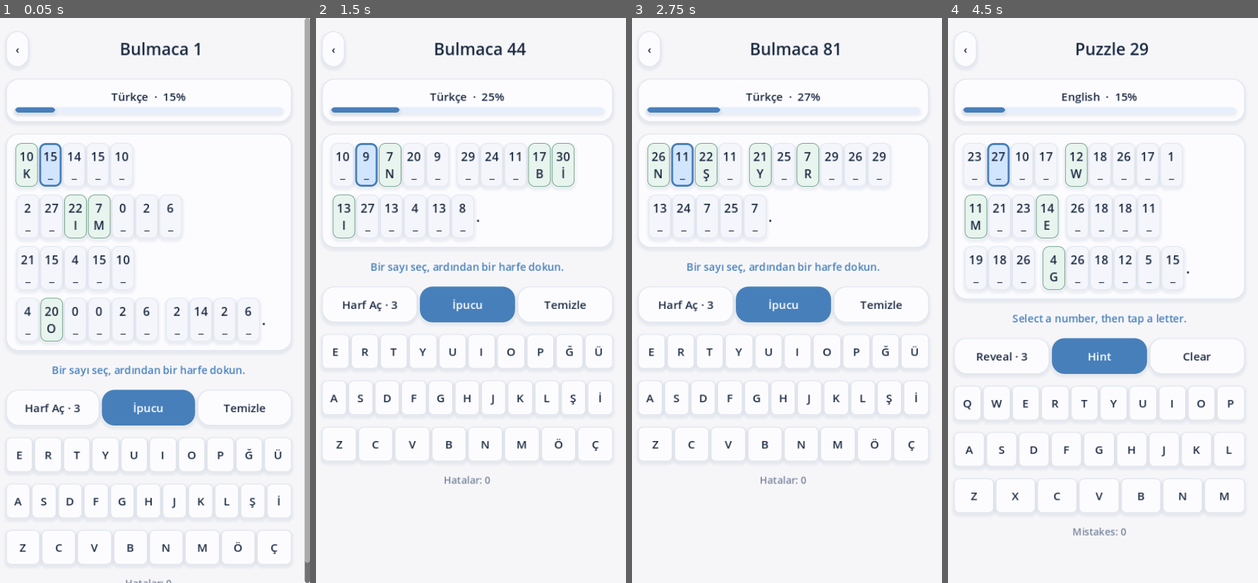
Above: before the commit, frames 1-4 (left to right).
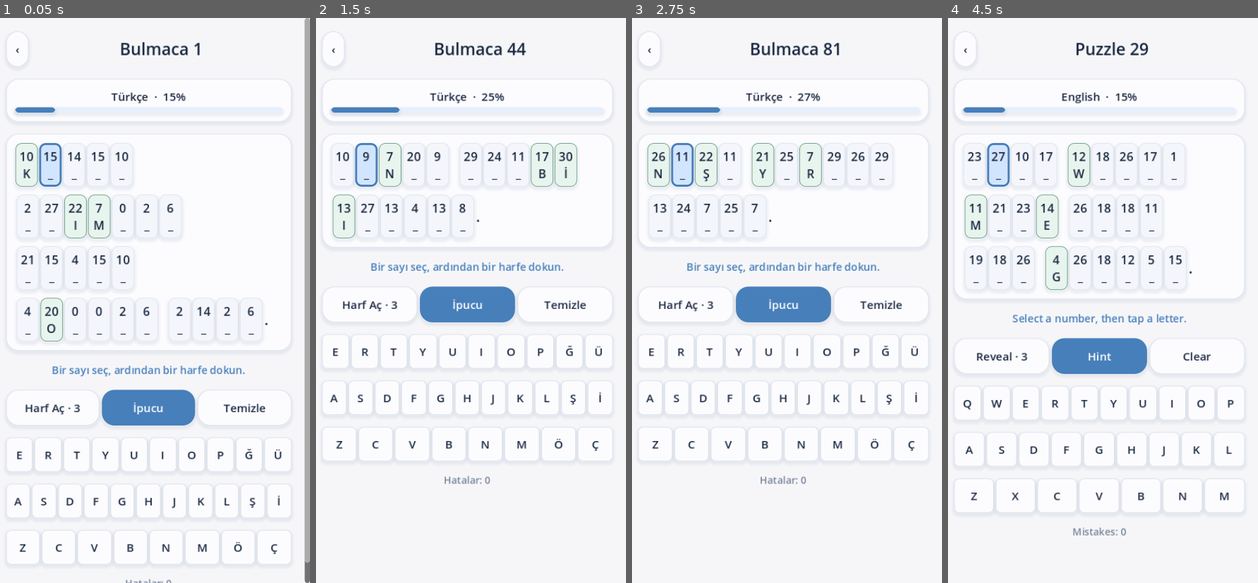
Above: after the commit, the same moments.

Repository: mehtapkirkgoz/cryptogram-mobile
Game: Godot game, scene res://tests/test_ui.tscn
Same seed, same stepped clock (60 frames per second), same inputs: the game is played once before the commit and once after it. This scene is started directly instead of the project's main scene.
Inputs:
- Up to frame 1 (0.05 s): no input
- Up to frame 2 (1.5 s): click "6 _" at 0.5 s; click "12 E" at 1.25 s
- Up to frame 3 (2.75 s): click "23 _" at 2 s
- Up to frame 4 (4.5 s): click "26 N" at 2.75 s; click "▶ Play" at 3.5 s; click "10 F" at 4.25 s

The runs differ from the first frame. In frame 1, 0.2% of the frame differs, in the area x 56-87%, y 49-57%; in frame 2, 0.6%; in frame 3, 0.7%; in frame 4, 1.3%, in the area x 30-79%, y 22-49%.

Commit message:
Slightly increase spacing between words

Diff:
--- a/scripts/main.gd
+++ b/scripts/main.gd
@@ -235,7 +235,7 @@
 	var board := panel(body)
 	var flow := HFlowContainer.new()
 	flow.size_flags_horizontal = Control.SIZE_EXPAND_FILL
-	flow.add_theme_constant_override("h_separation", 8)
+	flow.add_theme_constant_override("h_separation", 12)
 	flow.add_theme_constant_override("v_separation", 12)
 	board.add_child(flow)
 	var longest_word := 1
